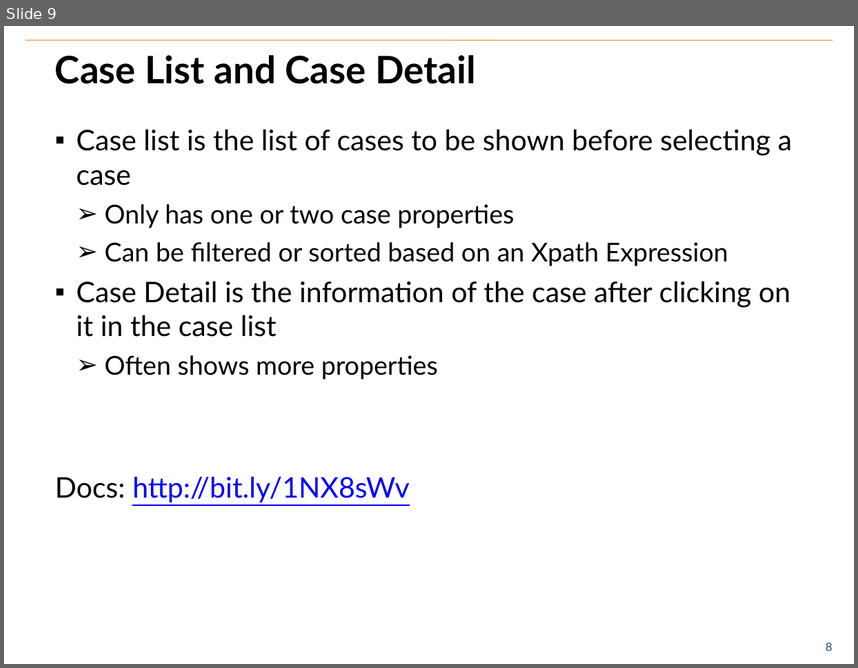
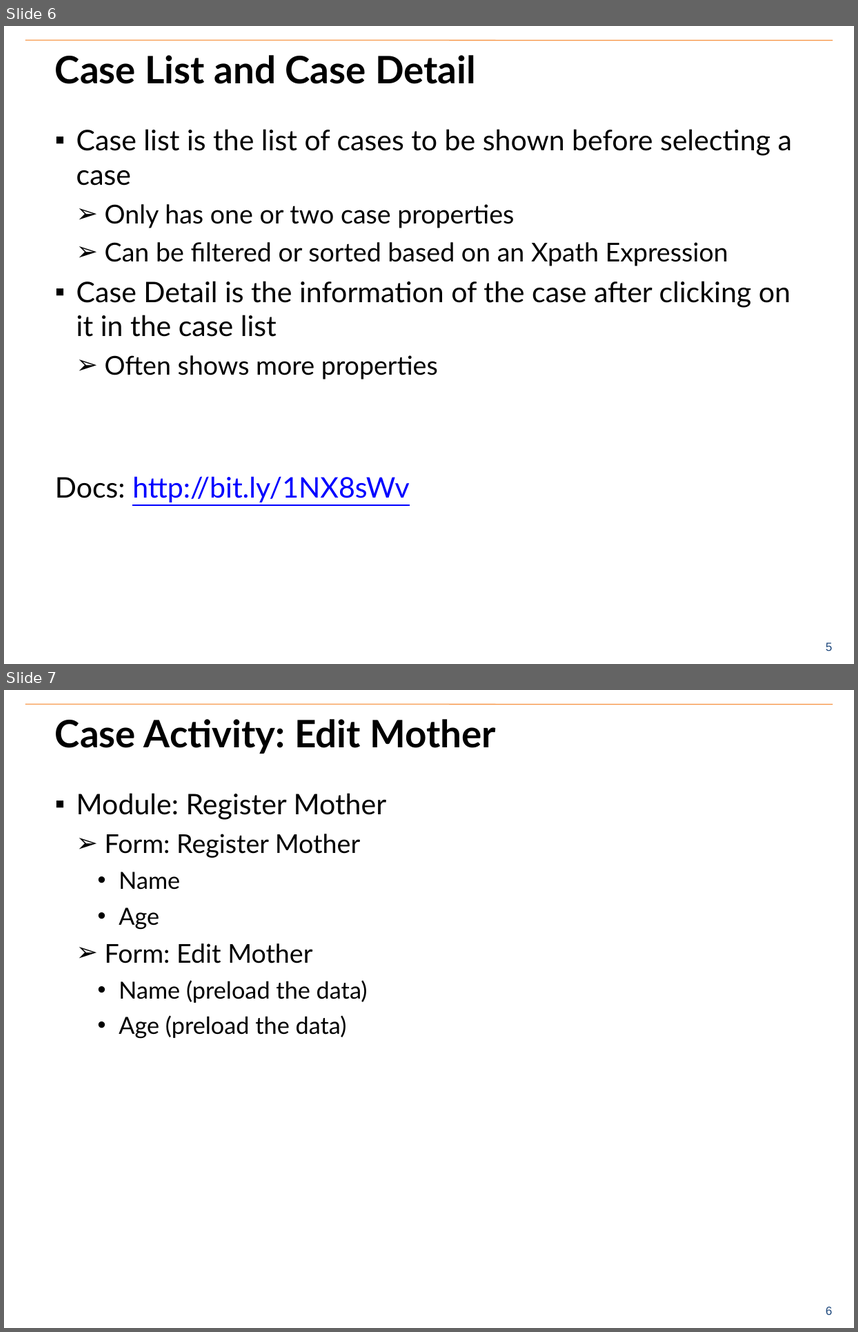
Before and after one commit to benrudolph/exi-training, a slide deck: CaseManagement/case_mgmt.pptx. Shown one above the other, each under a label of ours: slide 9 before the commit, slides 6 and 7 after it. The pictures are 858x668 and 858x1332 pixels, drawn with LibreOffice and Linux fonts; fonts in the diff are those of the drawing; background and template pictures are left out. Boxes give left, top, right and bottom in pixels: in the first picture for what was removed or moved away, otherwise in the second. Text is boxed around its words. In the diff, an @@ line names an element or a change of style, - is before the commit and + after.

Commit message:
Case Management Updates

```diff
--- a/CaseManagement/case_mgmt.pptx
+++ b/CaseManagement/case_mgmt.pptx
@@ slide 7 added at (4, 690, 854, 1328), background #FFFFFF; not listed: 2 template elements that a slide beside it also shows @@
@@ title added at (55, 719, 496, 754), 32 pt, text #000000, bold @@
+Case Activity: Edit Mother
@@ text added at (76, 793, 387, 1038), 20 pt, text #000000 @@
+▪ Module: Register Mother
+  ➢ Form: Register Mother
+    • Name
+    • Age
+  ➢ Form: Edit Mother
+    • Name (preload the data)
+    • Age (preload the data)
@@ what was slide 9 is now slide 6 @@
@@ page number at (826, 642, 833, 650): text changed @@
-8
+5
```
Also in this commit, not shown: 1 slide changed, 5 other slides added, 1 slide removed.
